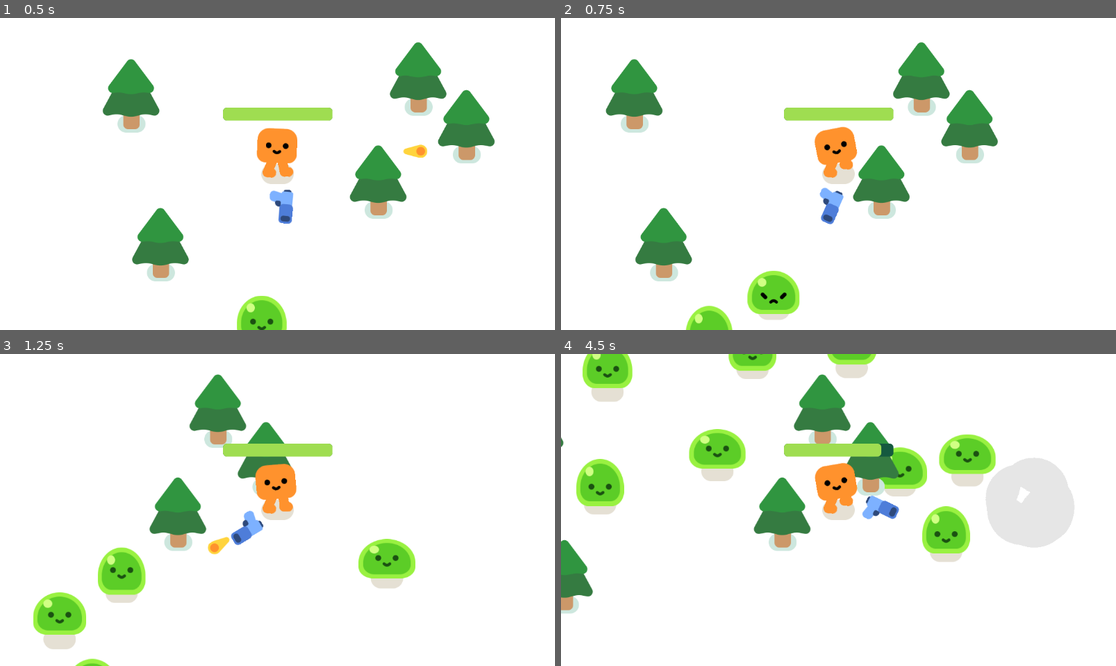
Above: before the commit, frames 1-4 (two rows, left to right).
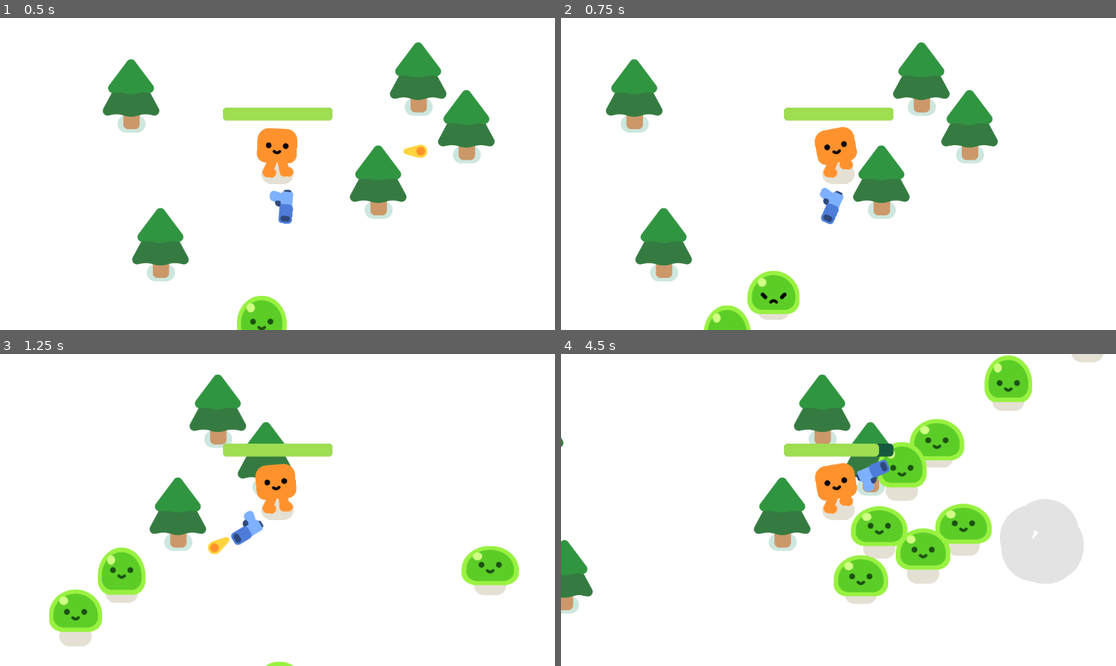
Above: after the commit, the same moments.

Repository: bengsiswantoh/godot-gdquest-vampire-survivor
Game: Godot game, scene res://game.tscn
Same seed, same stepped clock (60 frames per second), same inputs: the game is played once before the commit and once after it.
Inputs:
- Up to frame 1 (0.5 s): no input
- Up to frame 2 (0.75 s): hold D (move_right) from 0.53 s (still down)
- Up to frame 3 (1.25 s): keep holding D (move_right)
- Up to frame 4 (4.5 s): release D (move_right) at 1.28 s; hold S (move_down) 1.28-2.03 s; hold D (move_right) 2.03-2.78 s; hold W (move_up) 2.78-3.53 s; hold A (move_left) from 3.53 s (still down)

Frame 1 is identical in both runs. In frame 2, 0.7% of the frame differs, in the area x 22-35%, y 91-100%; in frame 3, 4.1%; in frame 4, 18%, in the area x 2-98%, y 0-81%.

Commit message:
game over

Diff:
--- a/game.gd
+++ b/game.gd
@@ -8,3 +8,7 @@
 
 func _on_timer_timeout():
 	spawn_mob()
+
+func _on_player_health_depleted():
+	%GameOver.visible = true
+	get_tree().paused = true
--- a/game.tscn
+++ b/game.tscn
@@ -24,6 +24,15 @@
 [node name="Player" parent="." instance=ExtResource("1_d2uin")]
 position = Vector2(568, 331)
 
+[node name="Path2D" type="Path2D" parent="Player"]
+position = Vector2(-568, -331)
+curve = SubResource("Curve2D_1anmo")
+
+[node name="PathFollow2D" type="PathFollow2D" parent="Player/Path2D"]
+unique_name_in_owner = true
+position = Vector2(-83, -115)
+rotation = -0.000721501
+
 [node name="PineTree" parent="." instance=ExtResource("2_j2ckh")]
 position = Vector2(265, 227)
 
@@ -39,16 +48,37 @@
 [node name="PineTree5" parent="." instance=ExtResource("2_j2ckh")]
 position = Vector2(961, 291)
 
-[node name="Path2D" type="Path2D" parent="."]
-curve = SubResource("Curve2D_1anmo")
-
-[node name="PathFollow2D" type="PathFollow2D" parent="Path2D"]
-unique_name_in_owner = true
-position = Vector2(-83, -115)
-rotation = -0.000721501
-
 [node name="Timer" type="Timer" parent="."]
 wait_time = 0.3
 autostart = true
 
+[node name="GameOver" type="CanvasLayer" parent="."]
+unique_name_in_owner = true
+visible = false
+
+[node name="ColorRect" type="ColorRect" parent="GameOver"]
+anchors_preset = 15
+anchor_right = 1.0
+anchor_bottom = 1.0
+grow_horizontal = 2
+grow_vertical = 2
+color = Color(0, 0, 0, 0.521569)
+
+[node name="Label" type="Label" parent="GameOver/ColorRect"]
+layout_mode = 1
+anchors_preset = 8
+anchor_left = 0.5
+anchor_top = 0.5
+anchor_right = 0.5
+anchor_bottom = 0.5
+offset_left = -43.5
+offset_top = -11.5
+offset_right = 43.5
+offset_bottom = 11.5
+grow_horizontal = 2
+grow_vertical = 2
+theme_override_font_sizes/font_size = 150
+text = "Game Over"
+
+[connection signal="health_depleted" from="Player" to="." method="_on_player_health_depleted"]
 [connection signal="timeout" from="Timer" to="." method="_on_timer_timeout"]
